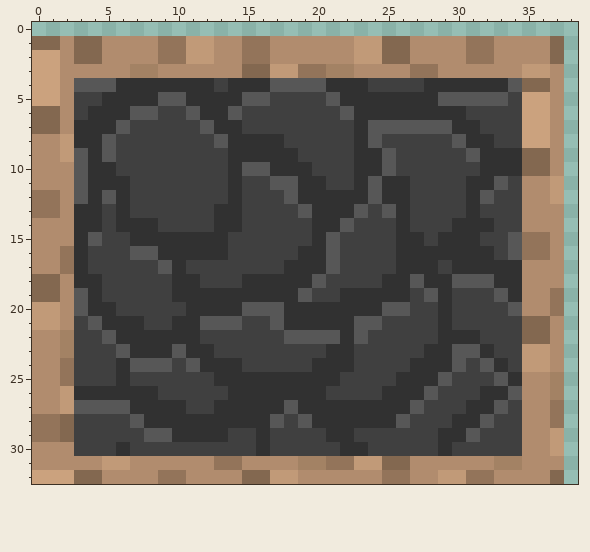
File history of a pixel-art sprite, src/icons/room_for_map.png. The first picture shows the starting point.
The file is 39x33 pixels. Colours within 5 levels of each other are drawn and written as one.
New version:
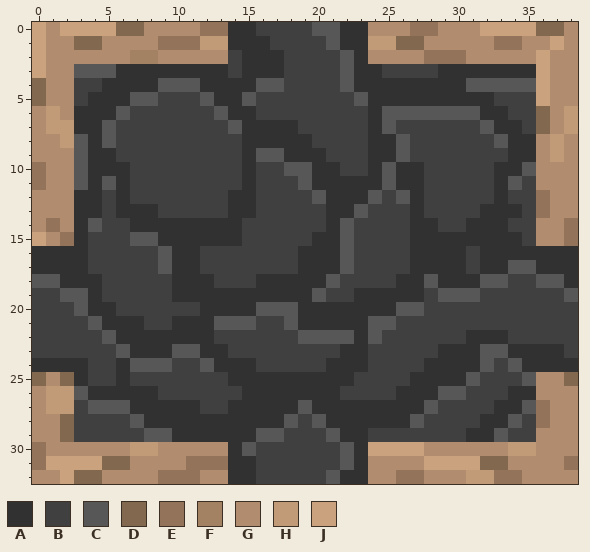
Palette (. is transparent): A #313131  B #404040  C #575757  D #836850  E #93745a  F #a38264  G #b18c6e  H #c19a78  J #cba27e
Difference:
Changed rows in their new state; - is an unchanged pixel.
first column x 0:
 0 JGJJJJDDGGGGEEAABBBBCCAAGGGEEGGGJJJJDDG
 1 JG---------E-HAAABBBBCAA-H-D---GGEE--JG
 2 -G-GG--FFGGGG-BAAABBBBCAGGG-EEEGG---JGG
 3 -G-CCCAAAAAAAABAAABBBBCAABBBBAAAAAAAJ-G
 4 DG-BBA---CCC-A--C-BBBBC-AAAA---CCC-CJ-G
 5 DG--A--CCBBBC---B----BBC-----AAAAB-B--G
 6 GH-A--CBB--BBCAA------BB-CCCCCCCAA-BD-H
 7 GHH--CB-----BBCAAAA----BA-BBBBBBCAABD-H
 8 ---C---------BB---AA---BAAC---BBBCAAGHG
 9 --G--A--------B-CC-AA--B-AC----BBB-AGHG
10 E-----A-------BABBCCAA-B--AA----B--CG-G
11 E----C--------BA-BBC-AA-AC-A---BBACB-GG
12 GG-A-B---------A--BBC----BCA---BBA-BEGG
13 GG-----AA----B-A---BB----BBA---BAAABE-G
14 -E--C-B--AAAA-------B-----BAA-B--A-B--E
15 J-E-B--CC-----A------AC---B-A---AAABG-E
16 AAA----BBC--BB-------AC---B----B-AAAAAA
17 AAA--------A------B--AC---B--A-B--CCAAA
18 CCA---------A--B----AC---B-AC-AA-CBBCCA
19 BBC----------------AC-B----ABCCC-BBBBBC
20 BBB--------B---A--C------A-C-B----BBBBB
21 BBB---------A--C-BC----A-C---B-----BBBB
22 BBB---------A-----B---CAC----BB-AA-BBBB
23 BBB--------C-A-------B-A----B-AACCAAAAB
24 AAAA-------BC--A----B--A---B--AA-BCAAAA
25 D-DA---------B--------A---B--AAC-BBC-GD
26 -H-C----------B------A---B--ACC-BBAA-GG
27 -H-B-------A-B----AC-------AC--BBAACEGG
28 GG---------------ACBC-----AC--BBAACBEGG
29 GG------------AACC---C-A-----BBAAC-B-GG
30 E--GGGGHHGGGGGACB-----C-JJJJGGGGGGHH-GG
31 EJJJJDD----EE-AABBBBBBCAGGG-JJJJDDG---E
32 GG---------E--AABBBBBCAA-G-E-GGHHEE--GG
Where, in picture pixels (left, top, right, bottom), the same in both pictures:
changed: (32, 22, 578, 484)
